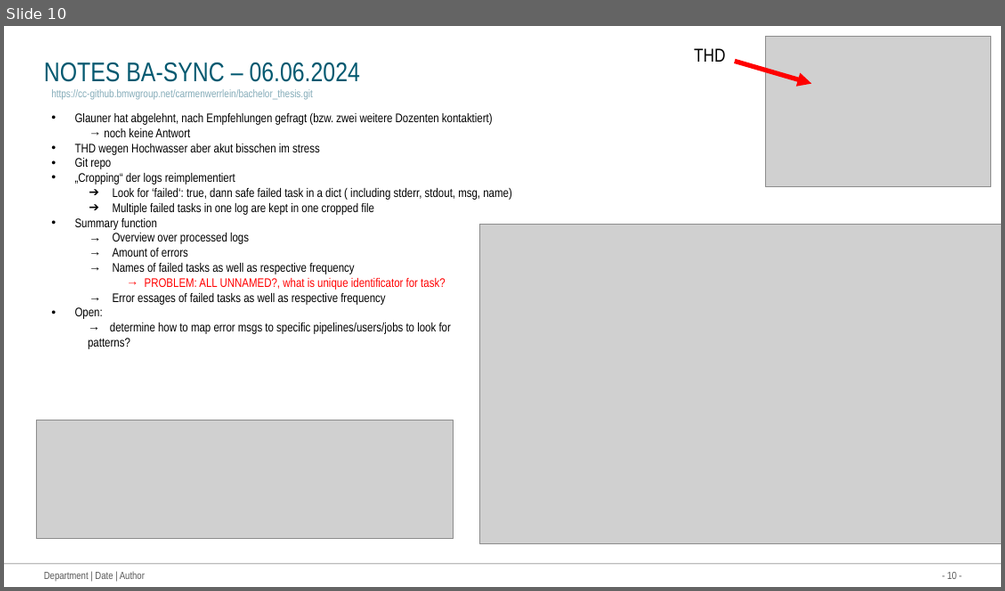
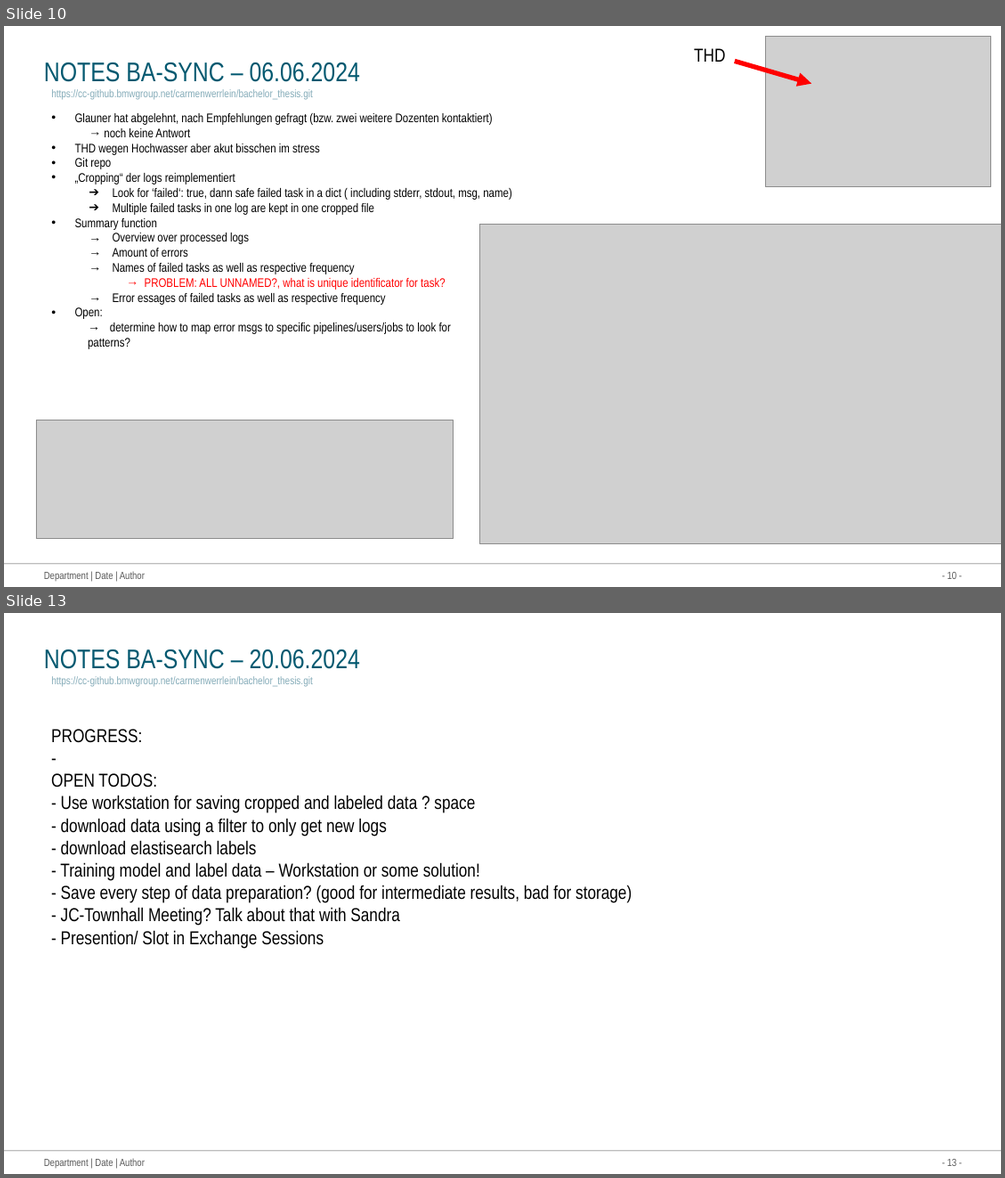
Before and after one commit to Werrwolf/bachelor-thesis, a slide deck: dokumentation_things/Roadmap Bachelor thesis.pptx. Shown one above the other, each under a label of ours: slide 10 before the commit, slides 10 and 13 after it; the slides between them are not shown. The pictures are 1005x591 and 1005x1178 pixels, drawn with LibreOffice and Linux fonts; fonts in the diff are those of the drawing; grey boxes stand for pictures. Boxes give left, top, right and bottom in pixels: in the first picture for what was removed or moved away, otherwise in the second. Text is boxed around its words. In the diff, an @@ line names an element or a change of style, - is before the commit and + after.

```diff
--- a/dokumentation_things/Roadmap Bachelor thesis.pptx
+++ b/dokumentation_things/Roadmap Bachelor thesis.pptx
@@ slide 13 added at (4,613,1001,1174), background #FFFFFF; not listed: 3 template elements that a slide beside it also shows @@
@@ title added at (44,649,360,669), 26 pt, text #035970 @@
+NOTES BA-SYNC – 20.06.2024
@@ text added at (51,676,313,687), 10.5 pt, text #85ACB9 @@
+https://cc-github.bmwgroup.net/carmenwerrlein/bachelor_thesis.git
@@ text added at (51,729,631,949), 18 pt, text #000000 @@
+PROGRESS:
+-
+OPEN TODOS:
+- Use workstation for saving cropped and labeled data ? space
+- download data using a filter to only get new logs
+- download elastisearch labels
+- Training model and label data – Workstation or some solution!
+- Save every step of data preparation? (good for intermediate results, bad for storage)
+- JC-Townhall Meeting? Talk about that with Sandra
+- Presention/ Slot in Exchange Sessions
```
Also in this commit, not shown: 1 slide changed, 1 other slide added, 3 other files.
